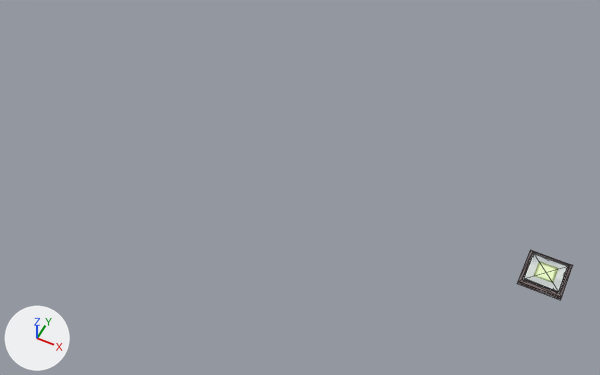
Renders of the FBX model ImporterExporterFBXexporter/FBXexporter/pressurep.fbx from each side of a commit.
Both versions are drawn from a camera (50 mm lens) standing at (0.14, -0.1259, 0.1554) and looking at (0.0768, 0.0005, -0.0026). Lighting does not change. The marker at lower left points along +X, +Y and +Z. Mesh edges are drawn as thin lines.

Names of what the first picture shows: 'pressurep'.
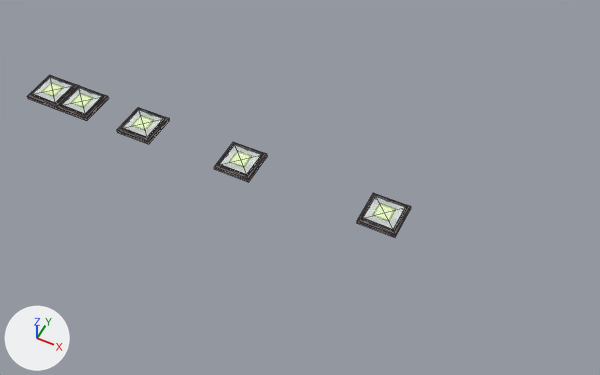
Where the change shows, as pixel boxes (x1, y1, x2, y2) in the pictures (600 x 375 px):
'pressurep', moved
    before: (517, 250, 573, 300)
    after: (27, 75, 78, 109)
'thing4', added
    after: (357, 193, 411, 237)
'thing3', added
    after: (214, 142, 267, 182)
'thing2', added
    after: (117, 107, 169, 144)
'thing1', added
    after: (57, 85, 108, 121)

The change, as a list of edits to the scene's bpy script:
```text
Change ob_pressurep:
    ob_pressurep.location: (0.14, 0.0, 0.0) -> (0.0, 0.0, 0.0)
Add ob_thing4:
    ob_thing4 = bpy.data.objects.new('thing4', me_mesh)
    ob_thing4.parent = ob_thing3
    ob_thing4.location = (4.0, 0.0, 0.0)
Add ob_thing3:
    ob_thing3 = bpy.data.objects.new('thing3', me_mesh)
    ob_thing3.parent = ob_thing2
    ob_thing3.location = (3.0, 0.0, 0.0)
Add ob_thing2:
    ob_thing2 = bpy.data.objects.new('thing2', me_mesh)
    ob_thing2.parent = ob_thing1
    ob_thing2.location = (2.0, 0.0, 0.0)
Add ob_thing1:
    ob_thing1 = bpy.data.objects.new('thing1', me_mesh)
    ob_thing1.parent = ob_pressurep
    ob_thing1.location = (1.0, 0.0, 0.0)
```
